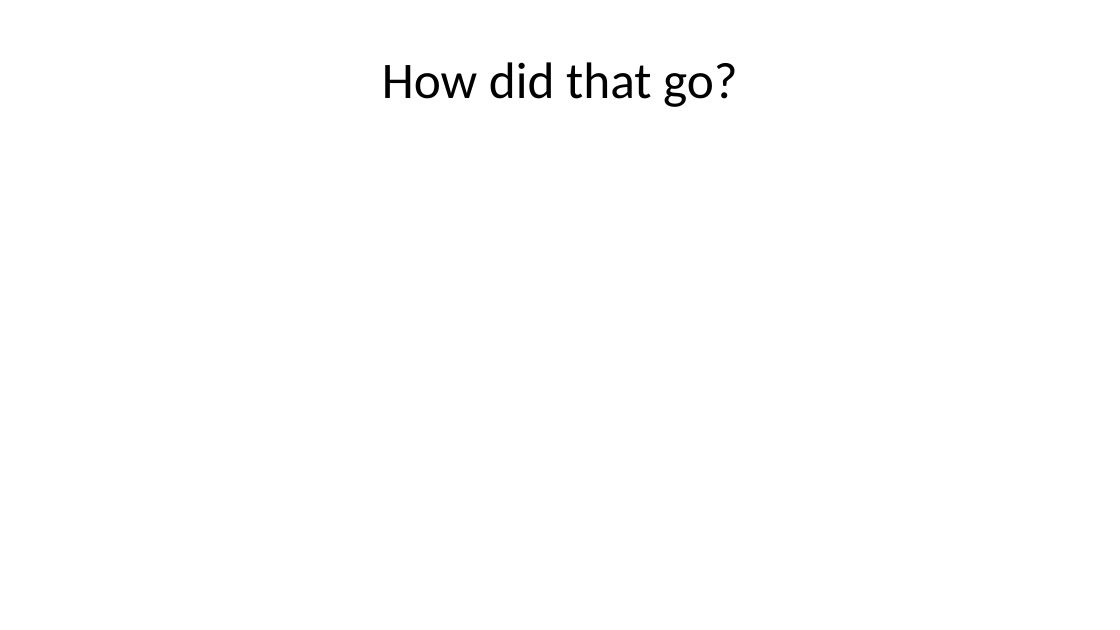
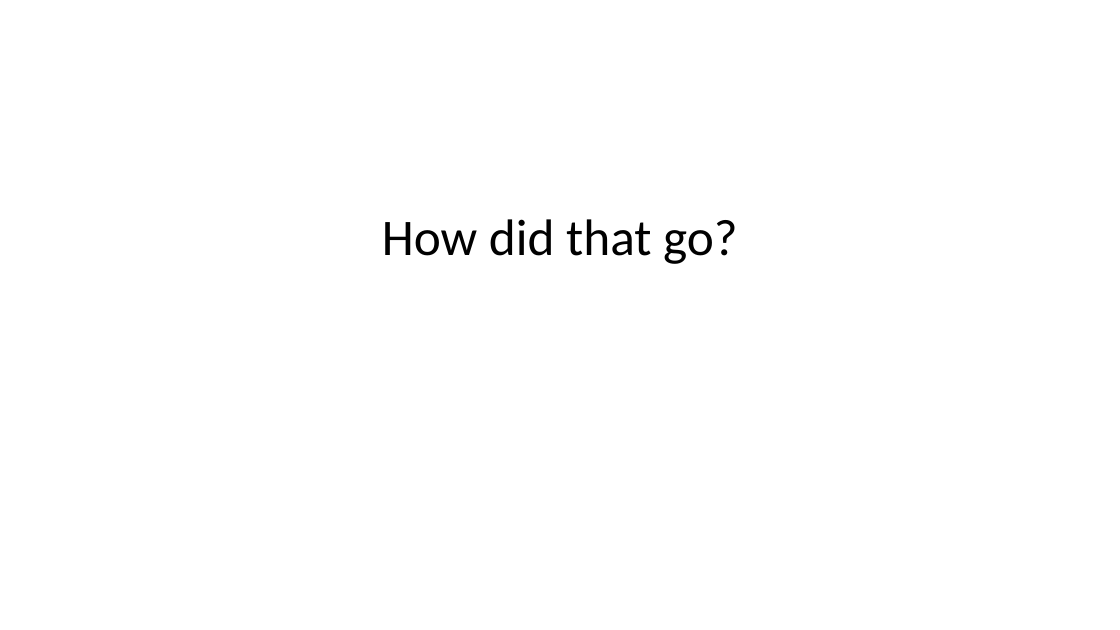
Before and after one commit to role-model/process-models-workshop, a slide deck: slide 42 of slides/slides_polishing.pptx (slide 38 before the commit). Drawn at 1120x630 pixels with LibreOffice and Linux fonts; fonts in the diff are those of the drawing. Boxes give left, top, right and bottom in pixels: in the first picture for what was removed or moved away, otherwise in the second. Text is boxed around its words. In the diff, an @@ line names an element or a change of style, - is before the commit and + after.

```diff
--- a/slides/slides_polishing.pptx
+++ b/slides/slides_polishing.pptx
@@ title "How did that go?": place and size @@
-title "How did that go?" at (382,62,738,107)
+title "How did that go?" at (382,219,738,264)
```
Also in this commit, not shown: 16 other slides changed, 9 slides added, 7 slides removed, 1 other file.
